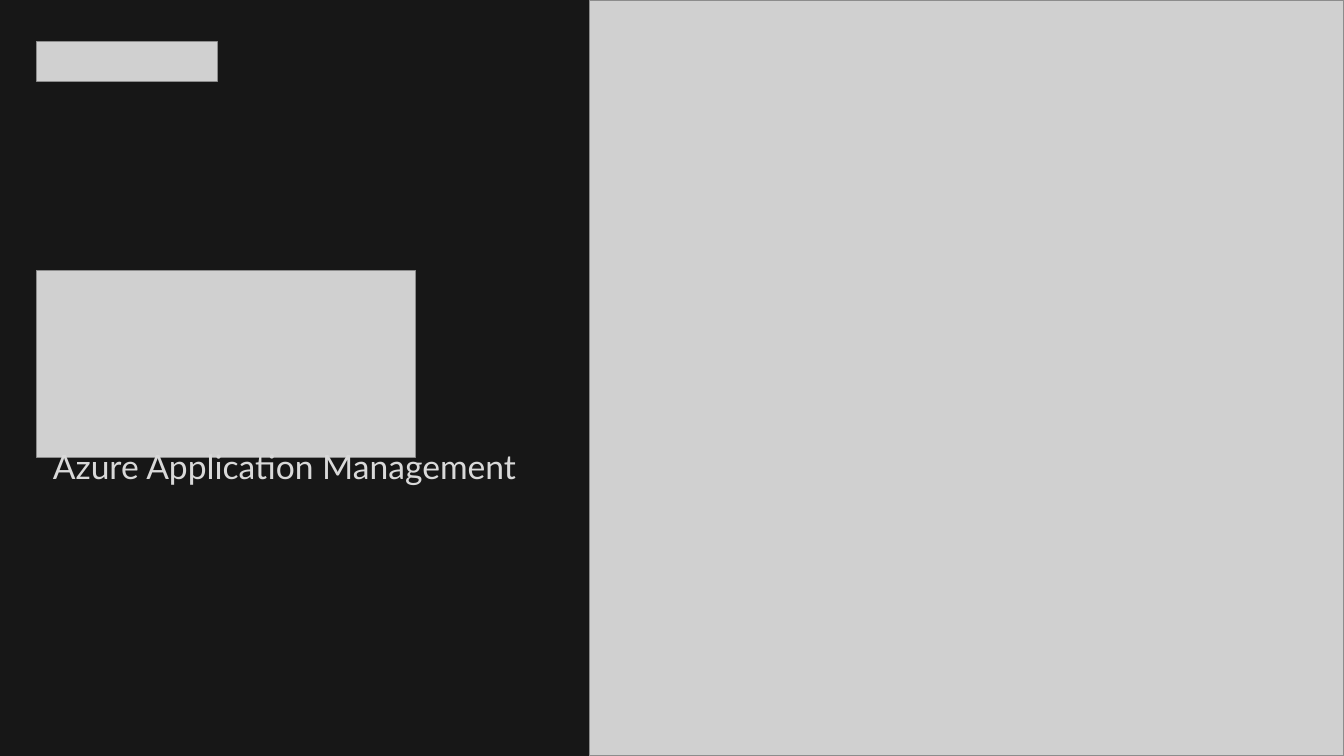
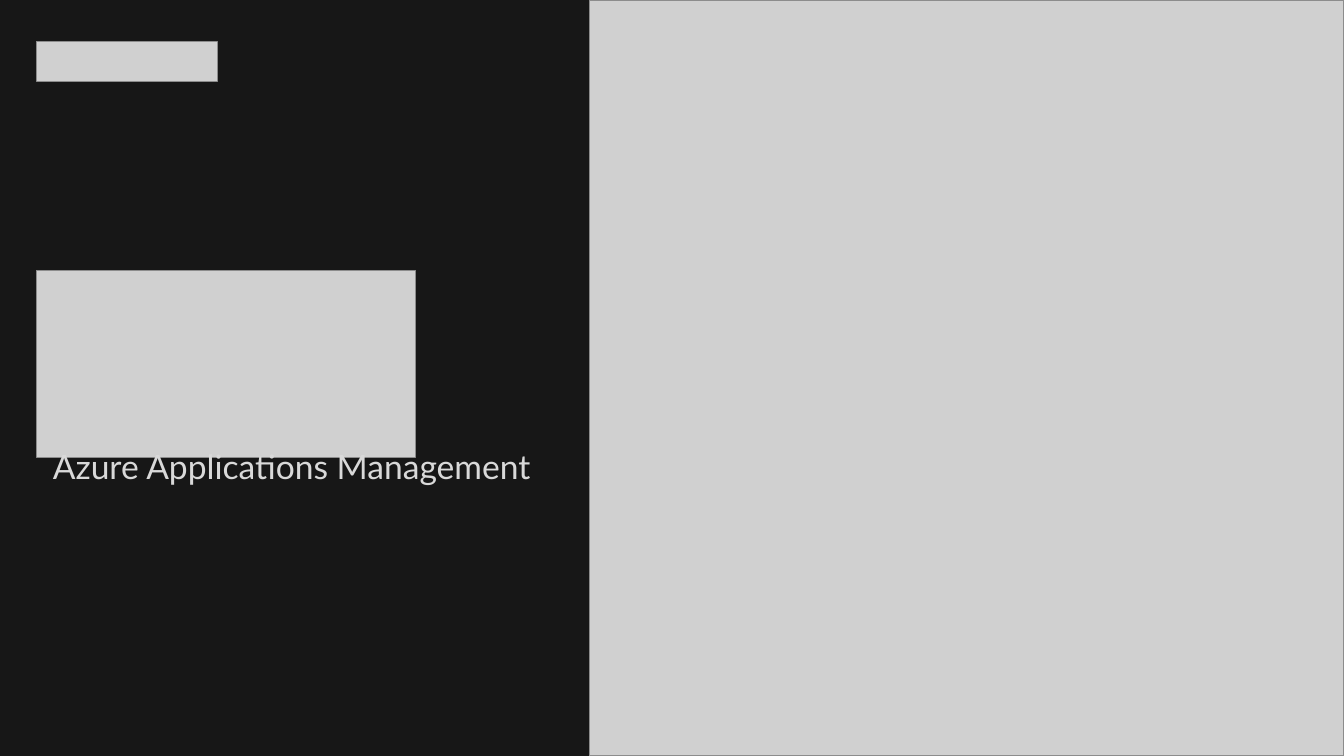
Before and after one commit to nicolgit/whoiswho, a slide deck: slide 1 of marketing/Customer Deck.pptx. Drawn at 1344x756 pixels with LibreOffice and Linux fonts; fonts in the diff are those of the drawing; grey boxes stand for pictures; background and template pictures are left out. Boxes give left, top, right and bottom in pixels: in the first picture for what was removed or moved away, otherwise in the second. Text is boxed around its words. In the diff, an @@ line names an element or a change of style, - is before the commit and + after.

```diff
--- a/marketing/Customer Deck.pptx
+++ b/marketing/Customer Deck.pptx
@@ text at (x1=53, y1=451, x2=531, y2=485): text changed @@
-Azure Application Management
+Azure Applications Management
```
Also in this commit, not shown: 3 other slides changed, 1 slide added, 6 other files.
